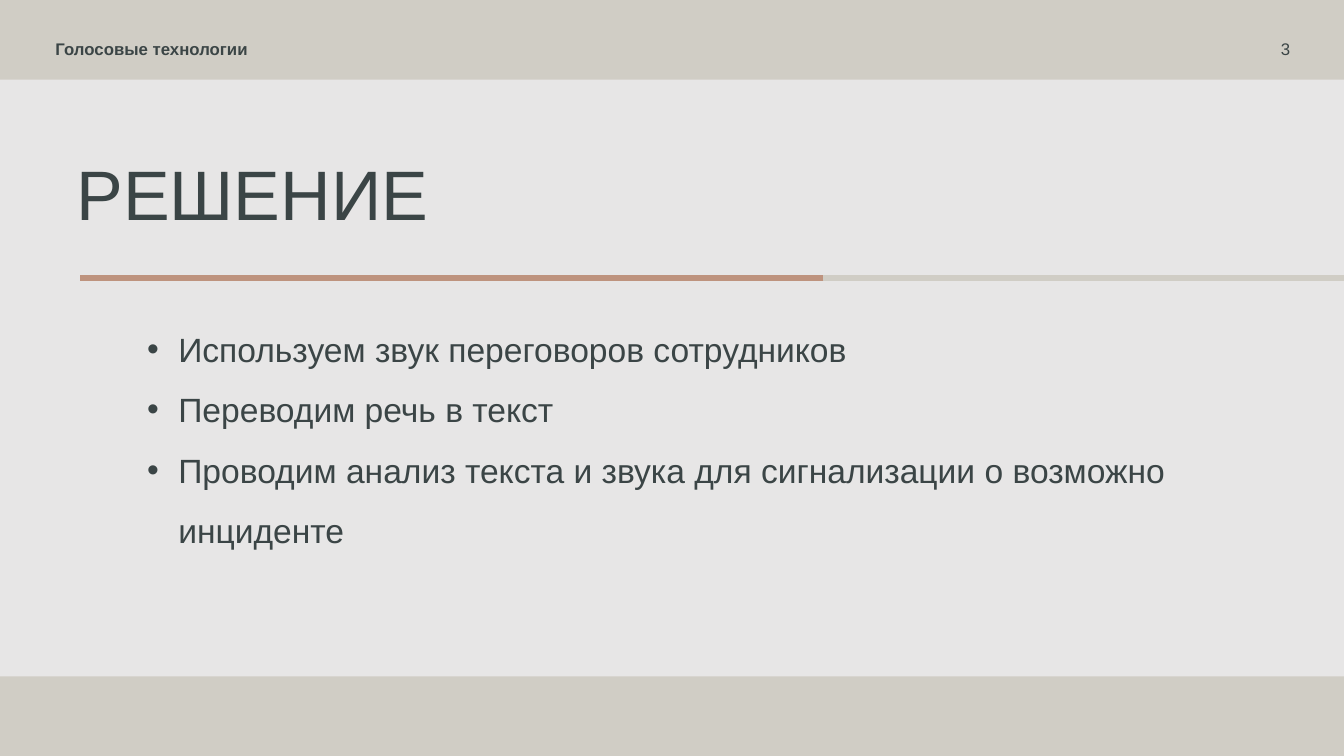
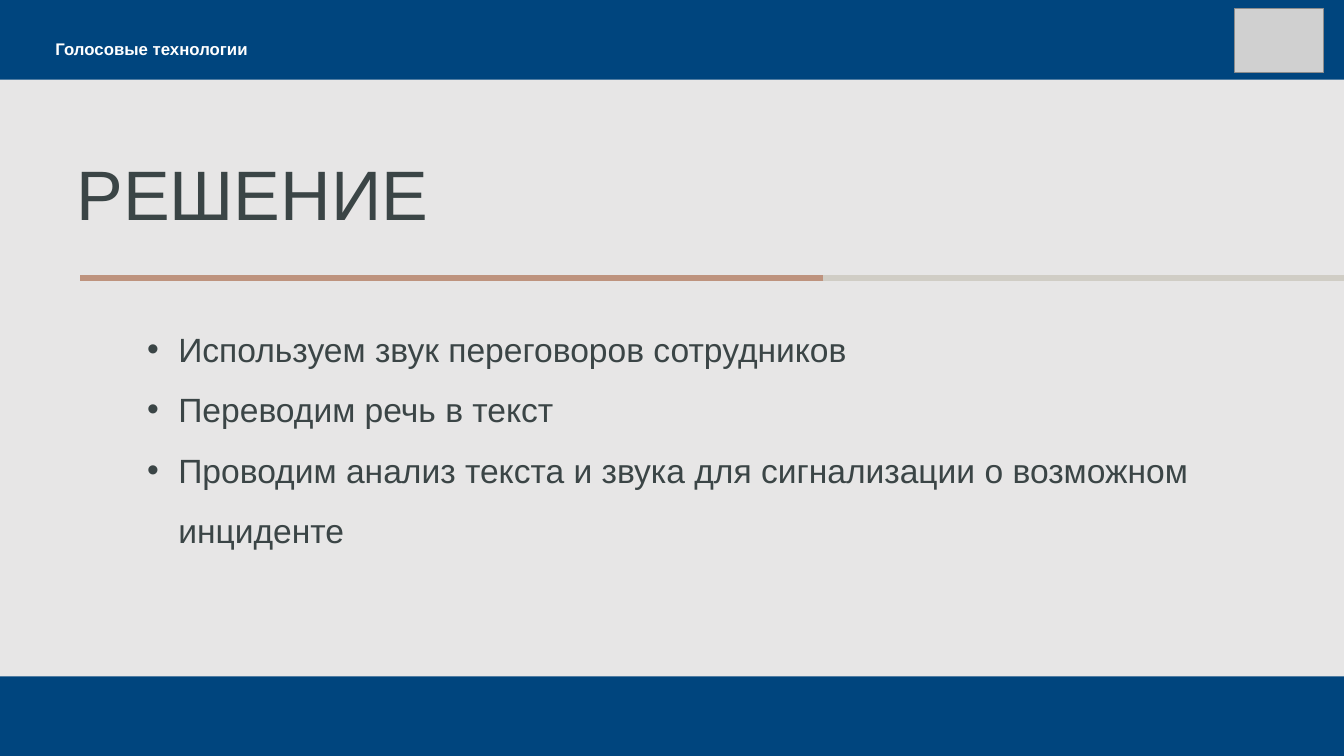
Before and after one commit to dmitrii-naumenko/Pet_SST_NLP, a slide deck: slide 3 of Презентация.pptx. Drawn at 1344x756 pixels with LibreOffice and Linux fonts; fonts in the diff are those of the drawing; grey boxes stand for pictures. Boxes give left, top, right and bottom in pixels: in the first picture for what was removed or moved away, otherwise in the second. Text is boxed around its words. In the diff, an @@ line names an element or a change of style, - is before the commit and + after.

```diff
--- a/Презентация.pptx
+++ b/Презентация.pptx
@@ background #D0CDC5 to #00457E @@
@@ picture added at bbox=[1235, 8, 1324, 73] @@
@@ text "Голосовые технологии" at bbox=[55, 43, 248, 55]: text colour #3B4546 to #FFFFFF @@
@@ page number removed at bbox=[1281, 43, 1290, 55] @@
-3
@@ text at bbox=[178, 460, 1188, 490]: text changed @@
-• Проводим анализ текста и звука для сигнализации о возможно инциденте
+• Проводим анализ текста и звука для сигнализации о возможном инциденте
```
Also in this commit, not shown: 8 other slides changed, 1 slide added, 3 slides removed.
